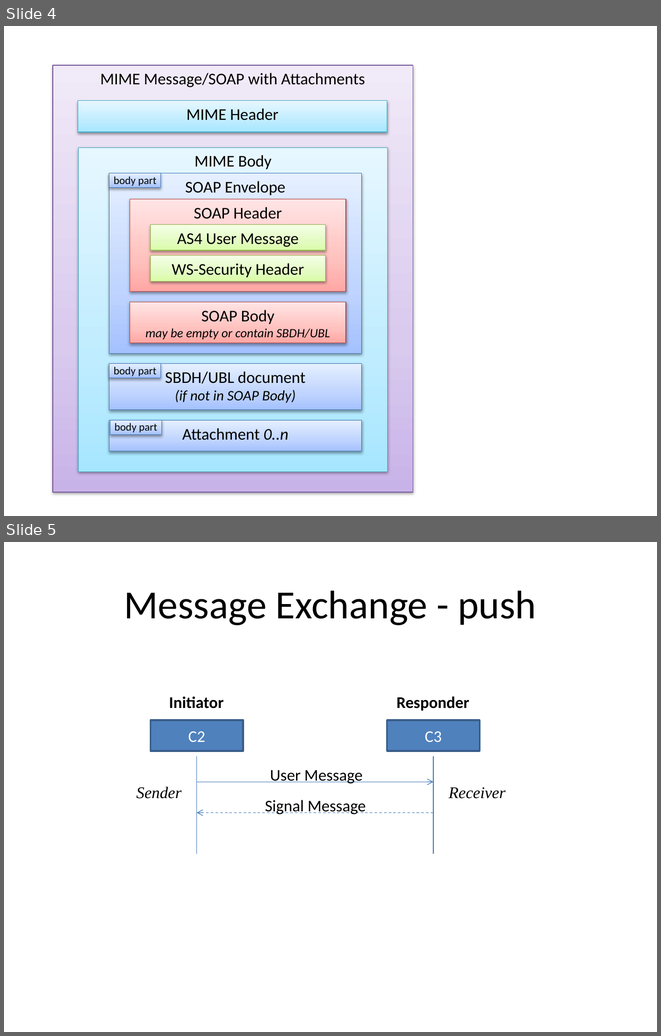
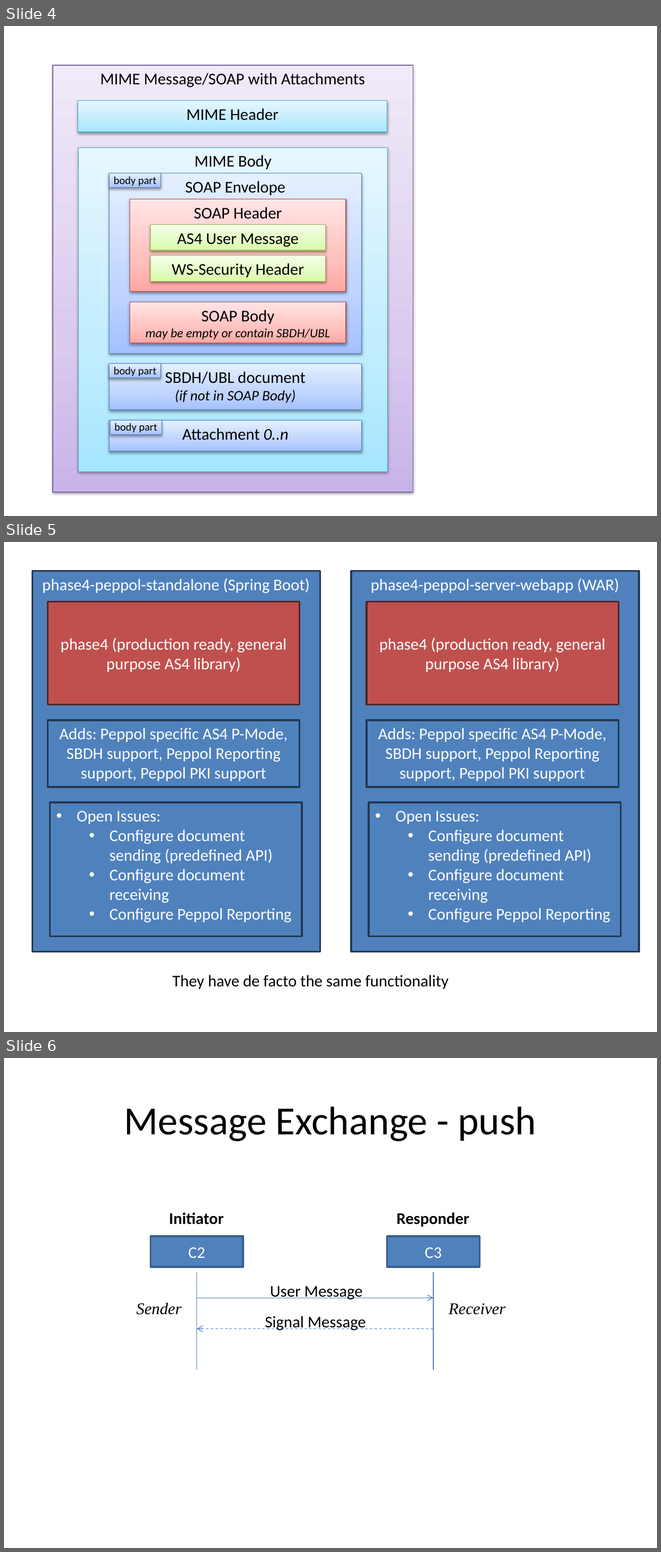
Before and after one commit to phax/phase4, a slide deck: docs/phase4 images.pptx. Shown one above the other, each under a label of ours: slides 4 and 5 before the commit, slides 4, 5 and 6 after it. The pictures are 661x1036 and 661x1552 pixels, drawn with LibreOffice and Linux fonts; fonts in the diff are those of the drawing. Boxes give left, top, right and bottom in pixels: in the first picture for what was removed or moved away, otherwise in the second. Text is boxed around its words. In the diff, an @@ line names an element or a change of style, - is before the commit and + after.

```diff
--- a/docs/phase4 images.pptx
+++ b/docs/phase4 images.pptx
@@ slide 5 added at box(4, 542, 657, 1032), background #FFFFFF @@
@@ rectangle added at box(32, 571, 320, 951), fill #4F81BD, outline #233953 2 pt, 18 pt, text #FFFFFF @@
+phase4-peppol-standalone (Spring Boot)
@@ rectangle added at box(351, 571, 639, 951), fill #4F81BD, outline #233953 2 pt, 18 pt, text #FFFFFF @@
+phase4-peppol-server-webapp (WAR)
@@ rectangle added at box(48, 602, 300, 705), fill #C0504D, outline #542322 2 pt, 18 pt, text #FFFFFF @@
+phase4 (production ready, general purpose AS4 library)
@@ rectangle added at box(367, 602, 618, 705), fill #C0504D, outline #542322 2 pt, 18 pt, text #FFFFFF @@
+phase4 (production ready, general purpose AS4 library)
@@ rectangle added at box(48, 720, 300, 787), fill #4F81BD, outline #233953 2 pt, 18 pt, text #FFFFFF @@
+Adds: Peppol specific AS4 P-Mode, SBDH support, Peppol Reporting support, Peppol PKI support
@@ rectangle added at box(367, 720, 618, 787), fill #4F81BD, outline #233953 2 pt, 18 pt, text #FFFFFF @@
+Adds: Peppol specific AS4 P-Mode, SBDH support, Peppol Reporting support, Peppol PKI support
@@ rectangle added at box(50, 803, 302, 936), fill #4F81BD, outline #233953 2 pt, 18 pt, text #FFFFFF @@
+• Open Issues:
+  • Configure document sending (predefined API)
+  • Configure document receiving
+  • Configure Peppol Reporting
@@ rectangle added at box(368, 803, 620, 936), fill #4F81BD, outline #233953 2 pt, 18 pt, text #FFFFFF @@
+• Open Issues:
+  • Configure document sending (predefined API)
+  • Configure document receiving
+  • Configure Peppol Reporting
@@ text added at box(173, 974, 449, 989), 18 pt, text #000000 @@
+They have de facto the same functionality
@@ what was slide 5 is now slide 6 @@
```
Also in this commit, not shown: 1 slide changed.
